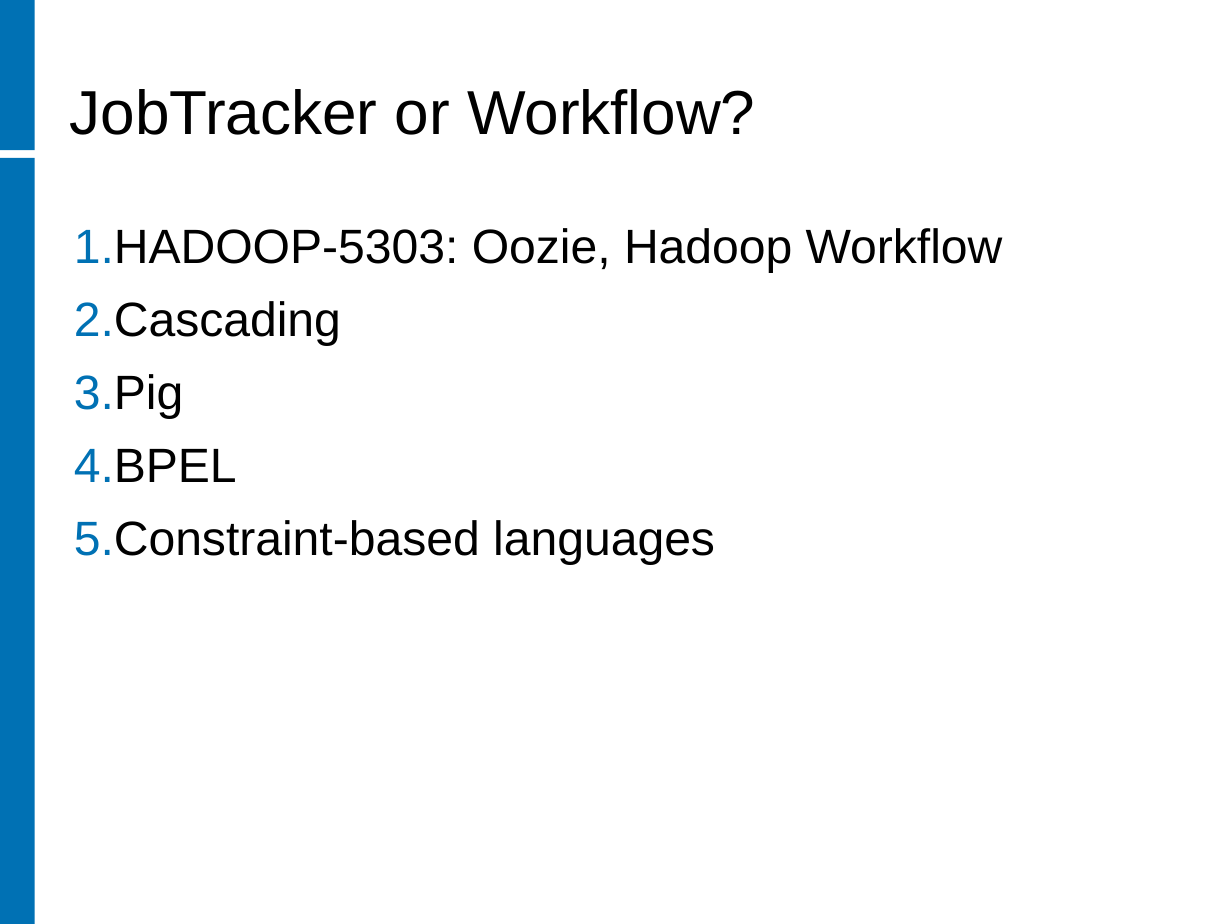
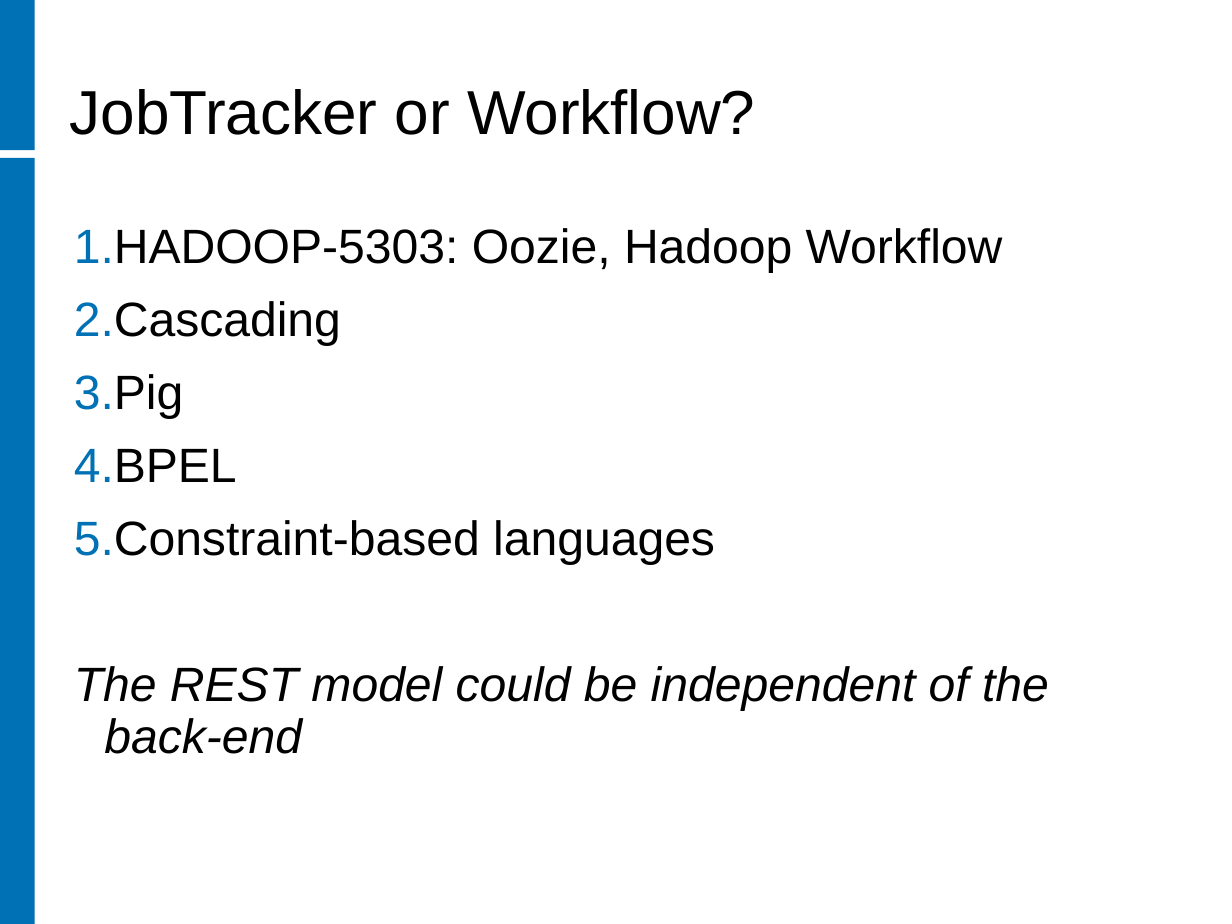
Before and after one commit to rhusar/smartfrog, a slide deck: slide 11 of core/components/hadoop/doc/workshop/mombasa.ppt. Drawn at 1232x924 pixels with LibreOffice and Linux fonts; fonts in the diff are those of the drawing; background and template pictures are left out. Boxes give left, top, right and bottom in pixels: in the first picture for what was removed or moved away, otherwise in the second. Text is boxed around its words. In the diff, an @@ line names an element or a change of style, - is before the commit and + after.

```diff
--- a/core/components/hadoop/doc/workshop/mombasa.ppt
+++ b/core/components/hadoop/doc/workshop/mombasa.ppt
@@ text at box(74, 666, 1049, 754): paragraph added @@
+The REST model could be independent of the back-end
```
Also in this commit, not shown: 5 other files.
